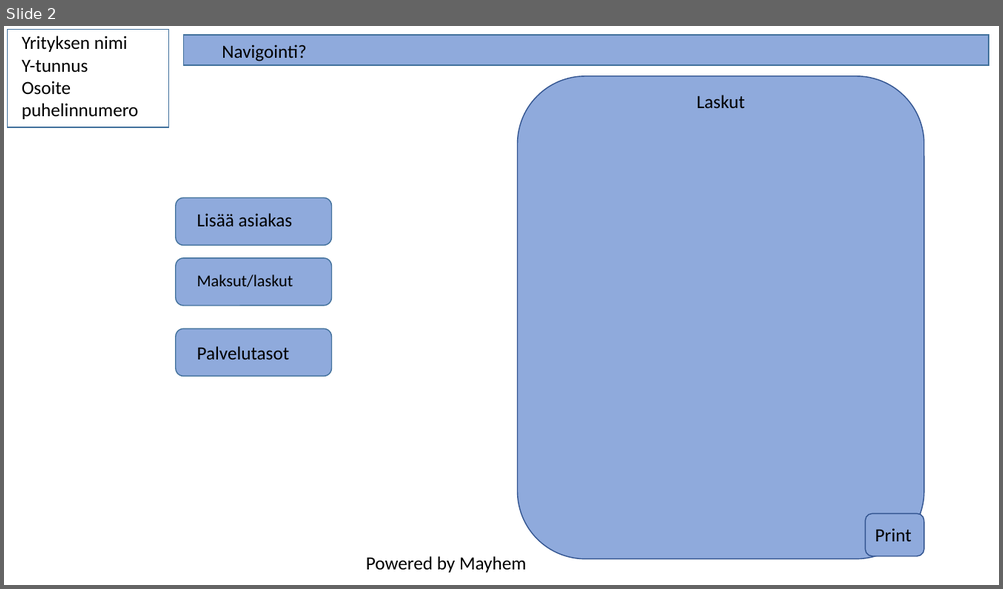
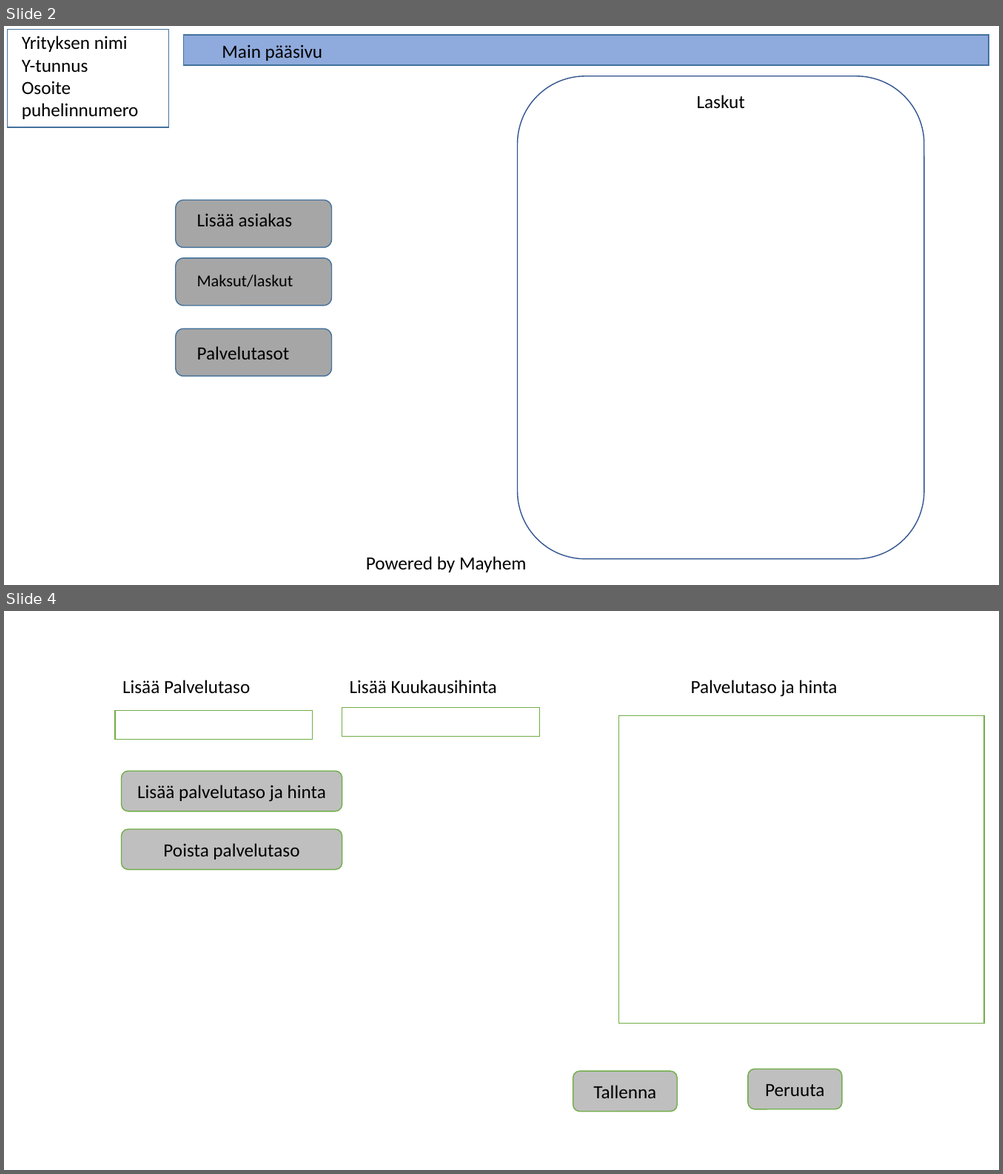
Before and after one commit to lepi313/Ohjelmistokehitysprojekti, a slide deck: Dokumentit/Visuaalinen suunnittelu.pptx. Shown one above the other, each under a label of ours: slide 2 before the commit, slides 2 and 4 after it; the slides between them are not shown. The pictures are 1003x589 and 1003x1174 pixels, drawn with LibreOffice and Linux fonts; fonts in the diff are those of the drawing. Boxes give left, top, right and bottom in pixels: in the first picture for what was removed or moved away, otherwise in the second. Text is boxed around its words. In the diff, an @@ line names an element or a change of style, - is before the commit and + after.

```diff
--- a/Dokumentit/Visuaalinen suunnittelu.pptx
+++ b/Dokumentit/Visuaalinen suunnittelu.pptx
@@ slide 4 added at (x1=4, y1=611, x2=999, y2=1170), background #FFFFFF @@
@@ text added at (x1=122, y1=680, x2=250, y2=694), 18 pt, text #000000 @@
+Lisää Palvelutaso
@@ text added at (x1=350, y1=680, x2=497, y2=694), 18 pt, text #000000 @@
+Lisää Kuukausihinta
@@ text added at (x1=691, y1=680, x2=836, y2=697), 18 pt, text #000000 @@
+Palvelutaso ja hinta
@@ rectangle added at (x1=115, y1=710, x2=313, y2=739), fill #FFFFFF, outline #70AD47 1 pt @@
@@ rectangle added at (x1=342, y1=707, x2=540, y2=736), fill #FFFFFF, outline #70AD47 1 pt @@
@@ rectangle added at (x1=619, y1=715, x2=984, y2=1024), fill #FFFFFF, outline #70AD47 1 pt @@
@@ rounded rectangle added at (x1=121, y1=772, x2=342, y2=812), fill #BFBFBF, outline #70AD47 1 pt, 18 pt, text #000000 @@
+Lisää palvelutaso ja hinta
@@ rounded rectangle added at (x1=121, y1=829, x2=342, y2=870), fill #BFBFBF, outline #70AD47 1 pt, 18 pt, text #000000 @@
+Poista palvelutaso
@@ rounded rectangle added at (x1=572, y1=1071, x2=677, y2=1112), fill #BFBFBF, outline #70AD47 1 pt, 18 pt, text #000000 @@
+Tallenna
@@ rounded rectangle added at (x1=748, y1=1069, x2=842, y2=1110), fill #BFBFBF, outline #70AD47 1 pt, 18 pt, text #000000 @@
+Peruuta
@@ slide 2 changed as well @@
@@ text at (x1=222, y1=44, x2=323, y2=61): text changed @@
-Navigointi?
+Main pääsivu
@@ rounded rectangle at (x1=518, y1=76, x2=924, y2=560): fill #8FAADC to none @@
@@ fill #8FAADC to #A6A6A6 in 3 elements at (x1=176, y1=258, x2=332, y2=306), (x1=176, y1=329, x2=332, y2=377), (x1=176, y1=200, x2=332, y2=247) @@
@@ rounded rectangle removed at (x1=865, y1=514, x2=924, y2=557) @@
@@ text removed at (x1=875, y1=528, x2=911, y2=542) @@
-Print
```
Also in this commit, not shown: 1 other slide added, 1 slide removed, 4 other files.
